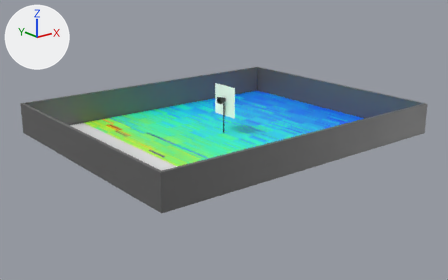
The glTF model public/room_uv.gltf: old version first, new version second.
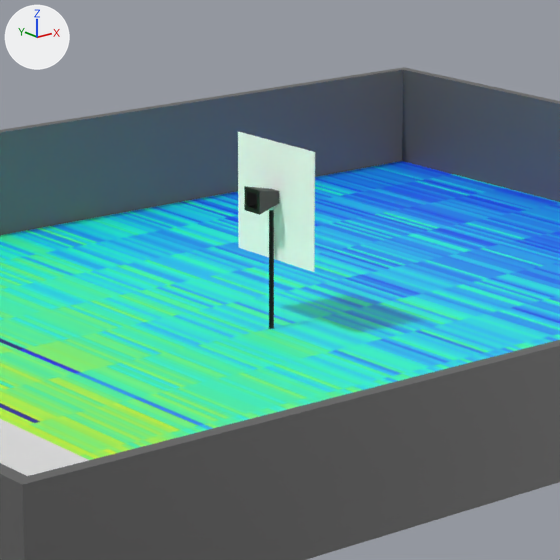
Old and new are each drawn whole from a 50 mm camera at (-245.3, -306.9, 117.9) aimed at (-3.5, -4.6, -3.0) and again close up on the part from 35% to 66% of the width and 18% to 69% of the height. Arrows for +X, +Y and +Z are at upper left; the lights stay in place. Where no turn or scale is listed for an object, it has been applied to the vertices.
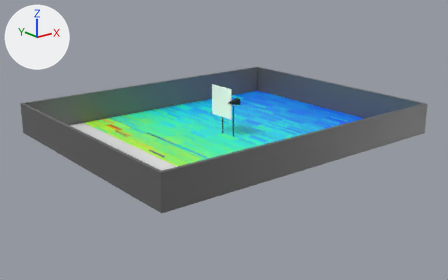
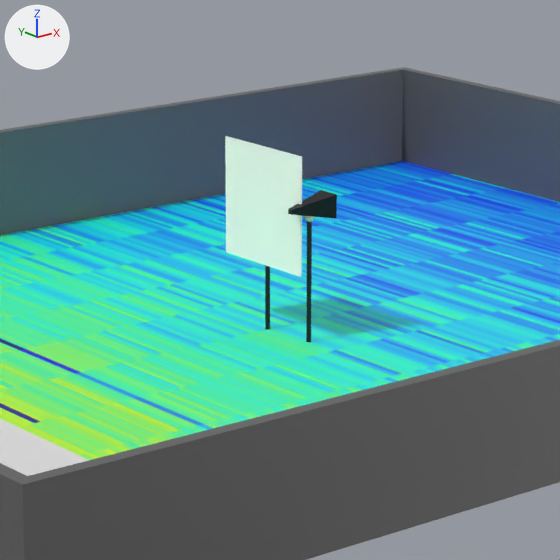
ob_collection_2_001 is not drawn itself; it is the parent of ob_cylinder_001, ob_sphere_001, ob_cube_013.
ob_55_001 is not drawn itself; it is the parent of ob_cube_020.

What differs and where, as boxes (x1, y1, x2, y2) in the close-ups (560 x 560 px):
'Cube.013', moved, turned: before (238, 132, 315, 272); after (225, 136, 302, 277)
'Cube.020', moved, turned: before (244, 186, 279, 215); after (288, 190, 337, 219)
'Cylinder.005', moved: before (269, 210, 274, 329); after (306, 222, 312, 342)
'Cylinder.001', moved, turned: before (269, 210, 274, 329); after (265, 265, 270, 329)
'Sphere.001', moved, turned (not visible afterwards): before (269, 205, 277, 210)

The edits, one by one:
Object 'Collection 2.001' (ob_collection_2_001) moves from (0.0, 0.0, 0.0) to (-0.68, 0.14, -0.41).
Object 'Collection 2.001' (ob_collection_2_001) turns from (0, 0, 0) to (0, 0, -180) degrees about x, y and z.
Object '55.001' (ob_55_001) moves from (0.0, 0.0, 0.0) to (0.0, -9.85, 0.0).
Object 'Cylinder.005' (ob_cylinder_005) moves from (0.0, 0.0, 10.6) to (0.0, -9.8, 10.6).
Object 'Cube.020' (ob_cube_020) turns from (0, 0, 0) to (0, 0, 180) degrees about x, y and z.
